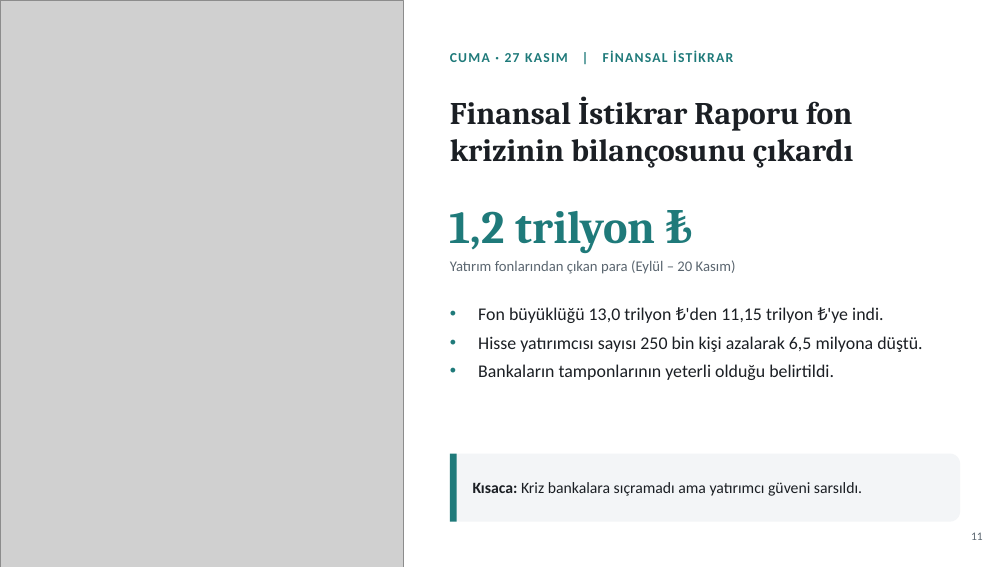
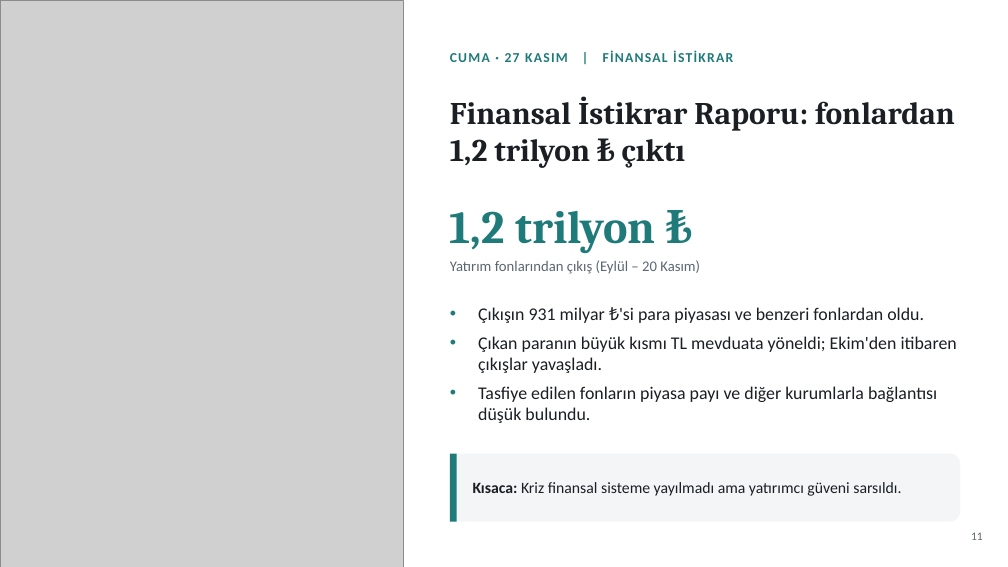
Before and after one commit to likyastudio/ikya-studios-ad, a slide deck: slide 11 of sunum/Haftalik_Ekonomi_Gundemi_Sade.pptx. Drawn at 1008x567 pixels with LibreOffice and Linux fonts; fonts in the diff are those of the drawing; grey boxes stand for pictures. Boxes give left, top, right and bottom in pixels: in the first picture for what was removed or moved away, otherwise in the second. Text is boxed around its words. In the diff, an @@ line names an element or a change of style, - is before the commit and + after.

```diff
--- a/sunum/Haftalik_Ekonomi_Gundemi_Sade.pptx
+++ b/sunum/Haftalik_Ekonomi_Gundemi_Sade.pptx
@@ text at (450, 96, 955, 168): text changed @@
-Finansal İstikrar Raporu fon krizinin bilançosunu çıkardı
+Finansal İstikrar Raporu: fonlardan 1,2 trilyon ₺ çıktı
@@ text at (450, 260, 700, 274): text changed @@
-Yatırım fonlarından çıkan para (Eylül – 20 Kasım)
+Yatırım fonlarından çıkış (Eylül – 20 Kasım)
@@ text at (478, 307, 957, 423): text changed @@
-• Fon büyüklüğü 13,0 trilyon ₺'den 11,15 trilyon ₺'ye indi.
-• Hisse yatırımcısı sayısı 250 bin kişi azalarak 6,5 milyona düştü.
-• Bankaların tamponlarının yeterli olduğu belirtildi.
+• Çıkışın 931 milyar ₺'si para piyasası ve benzeri fonlardan oldu.
+• Çıkan paranın büyük kısmı TL mevduata yöneldi; Ekim'den itibaren çıkışlar yavaşladı.
+• Tasfiye edilen fonların piyasa payı ve diğer kurumlarla bağlantısı düşük bulundu.
@@ text at (473, 482, 901, 496): text changed @@
-Kısaca: Kriz bankalara sıçramadı ama yatırımcı güveni sarsıldı.
+Kısaca: Kriz finansal sisteme yayılmadı ama yatırımcı güveni sarsıldı.
```
Also in this commit, not shown: 14 other slides changed, 1 slide added, 1 slide removed.
